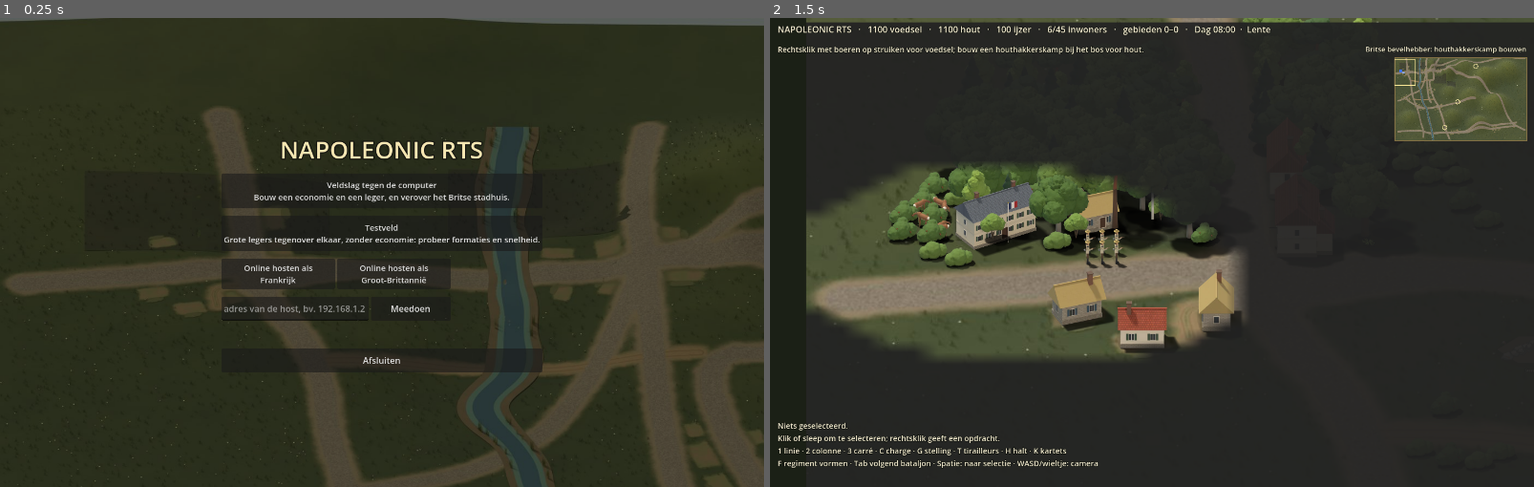
Above: before the commit, frames 1-2 (left to right).
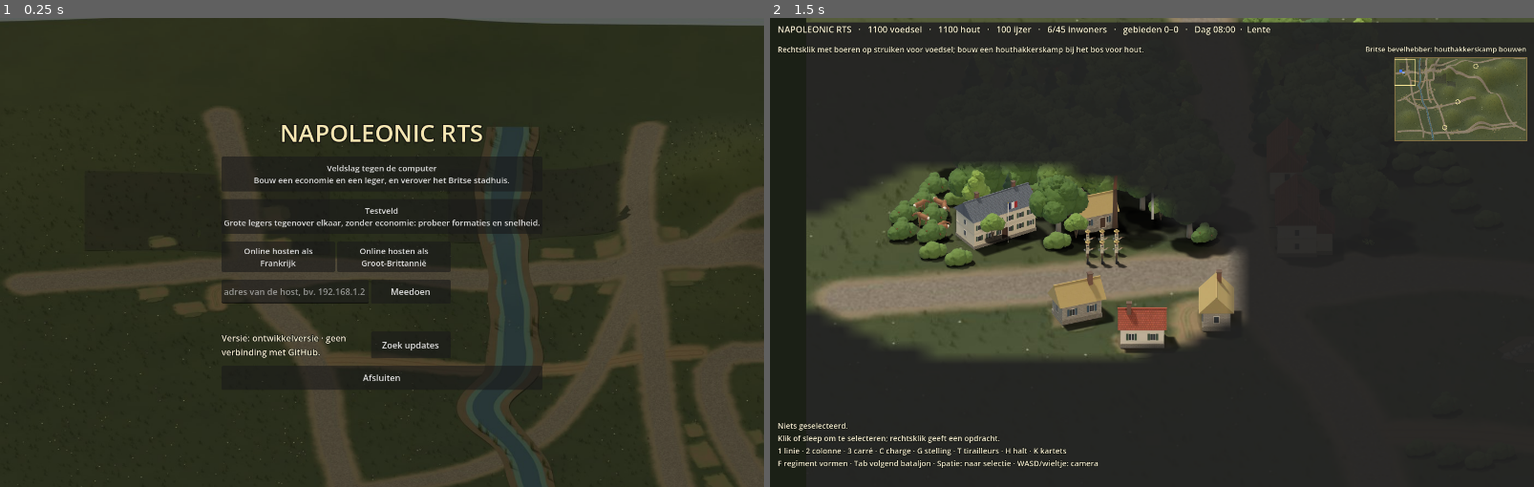
Above: after the commit, the same moments.

Repository: thomasgerritsen-code/-napoleonic-rts.
Game: Godot game, scene res://scenes/menu.tscn
Same seed, same stepped clock (60 frames per second), same inputs: the game is played once before the commit and once after it.
Inputs (mouse positions are in pixels of both pictures, inside the frame that each line leads up to):
- Up to frame 1 (0.25 s): no input
- Up to frame 2 (1.5 s): click (1182, 346) at 0.5 s, where only the run after the commit has a clickable "Zoek updates"; click "Veldslag tegen de computer Bo…" at 1.25 s

The runs differ from the first frame. In frame 1, 5.3% of the frame differs, in the area x 29-71%, y 22-80%; in frame 2, nothing differs.

Commit message:
Godot: update the game from its menu
Every passing Godot build from this repository is put on the release
'godot-latest' (Godot-versie (nieuwste)) with a version.json naming its
build number; the build writes the same file into the game. The menu
shows the version and looks for a newer one when it opens; 'Bijwerken'
downloads the new NapoleonicRTS.exe beside the running one, moves the
running one aside (Windows allows renaming a running program, not
overwriting it), puts the new one in its place and starts it. The next
start removes the old copy. Only the exported Windows program updates
itself; a folder it may not write to gets a clear message.

Co-Authored-By: Claude Opus 5.5 <noreply@anthropic.com>
Claude-Session: https://claude.ai/code/session_01JtYPWDhBYAE3XgwFqp4SE2

Diff:
--- a/godot/scripts/menu.gd
+++ b/godot/scripts/menu.gd
@@ -8,6 +8,10 @@
 
 var _online_note: Label
 var _address: LineEdit
+var _updater: Updater
+var _update_note: Label
+var _update_button: Button
+var _remote: Dictionary = {}
 
 
 func _ready() -> void:
@@ -41,6 +45,7 @@
 	_choice(box, "Veldslag tegen de computer", "Bouw een economie en een leger, en verover het Britse stadhuis.", "campaign")
 	_choice(box, "Testveld", "Grote legers tegenover elkaar, zonder economie: probeer formaties en snelheid.", "lab")
 	_online(box)
+	_update_row(box)
 	var quit_button := Button.new()
 	quit_button.text = "Afsluiten"
 	quit_button.custom_minimum_size = Vector2(420, 44)
@@ -138,3 +143,57 @@
 	Battle.online_role = role
 	Battle.online_side = side
 	get_tree().change_scene_to_file("res://scenes/main.tscn")
+
+
+## The version, and updating from the menu (see Updater).
+func _update_row(box: VBoxContainer) -> void:
+	Updater.clean_up()
+	_updater = Updater.new()
+	add_child(_updater)
+	_updater.checked.connect(_on_checked)
+	_updater.progress.connect(func(share: float) -> void:
+		_update_note.text = "Nieuwe versie downloaden… %d%%" % int(share * 100))
+	_updater.failed.connect(func(text: String) -> void:
+		_update_note.text = text
+		_update_button.disabled = false)
+	var row := HBoxContainer.new()
+	box.add_child(row)
+	_update_note = Label.new()
+	_update_note.custom_minimum_size = Vector2(270, 44)
+	_update_note.autowrap_mode = TextServer.AUTOWRAP_WORD_SMART
+	_update_note.vertical_alignment = VERTICAL_ALIGNMENT_CENTER
+	_update_note.add_theme_color_override("font_color", Color(0.96, 0.93, 0.82))
+	_update_note.add_theme_color_override("font_outline_color", Color(0.06, 0.07, 0.05))
+	_update_note.add_theme_constant_override("outline_size", 4)
+	_update_note.text = "Versie: %s · zoeken naar updates…" % Updater.label(Updater.current())
+	row.add_child(_update_note)
+	_update_button = Button.new()
+	_update_button.text = "Zoek updates"
+	_update_button.custom_minimum_size = Vector2(146, 44)
+	_update_button.pressed.connect(_on_update_pressed)
+	row.add_child(_update_button)
+	_updater.check()
+
+
+func _on_checked(remote: Dictionary) -> void:
+	_remote = remote
+	var mine := Updater.current()
+	if remote.is_empty():
+		_update_note.text = "Versie: %s · geen verbinding met GitHub." % Updater.label(mine)
+		_update_button.text = "Zoek updates"
+	elif Updater.newer(remote, mine):
+		_update_note.text = "Versie: %s · nieuw: %s." % [Updater.label(mine), Updater.label(remote)]
+		_update_button.text = "Bijwerken"
+	else:
+		_update_note.text = "Versie: %s · dit is de nieuwste." % Updater.label(mine)
+		_update_button.text = "Zoek updates"
+
+
+func _on_update_pressed() -> void:
+	if not _remote.is_empty() and Updater.newer(_remote, Updater.current()):
+		_update_button.disabled = true
+		_update_note.text = "Nieuwe versie downloaden…"
+		_updater.install()
+	else:
+		_update_note.text = "Zoeken naar updates…"
+		_updater.check()
--- /dev/null
+++ b/godot/scripts/updater.gd
@@ -0,0 +1,124 @@
+class_name Updater
+extends Node
+## The game updates itself from the menu. Every passing build on GitHub is
+## put on the release "godot-latest" with a version.json naming its build
+## number; the game knows its own from res://version.json (written by the
+## build). Updating downloads the new NapoleonicRTS.exe beside the running
+## one, moves the running one aside (Windows lets a running program be
+## renamed, not overwritten), puts the new one in its place and starts it.
+## The next start clears the old copy away.
+
+signal checked(remote: Dictionary)   # {} when the check failed
+signal progress(share: float)
+signal failed(text: String)
+
+const RELEASE := "https://github.com/thomasgerritsen-code/-napoleonic-rts./releases/download/godot-latest/"
+const VERSION_URL := RELEASE + "version.json"
+const EXE_URL := RELEASE + "NapoleonicRTS.exe"
+const MIN_EXE_BYTES := 10 * 1024 * 1024
+
+var _request: HTTPRequest
+var _downloading := false
+var _fresh := ""
+
+
+## This build's {build, commit, date}; build 0 for a copy not built by GitHub.
+static func current() -> Dictionary:
+	if not FileAccess.file_exists("res://version.json"):
+		return {"build": 0, "commit": "", "date": ""}
+	var data: Variant = JSON.parse_string(FileAccess.get_file_as_string("res://version.json"))
+	return data if data is Dictionary else {"build": 0, "commit": "", "date": ""}
+
+
+static func label(v: Dictionary) -> String:
+	if int(v.get("build", 0)) <= 0:
+		return "ontwikkelversie"
+	return "build %d (%s)" % [int(v["build"]), v.get("date", "")]
+
+
+static func newer(remote: Dictionary, local: Dictionary) -> bool:
+	return int(remote.get("build", 0)) > int(local.get("build", 0))
+
+
+## Only the exported Windows program can replace itself.
+static func can_install() -> bool:
+	return OS.has_feature("template") and OS.get_name() == "Windows"
+
+
+## At start: the copy an update moved aside goes.
+static func clean_up() -> void:
+	if not OS.has_feature("template"):
+		return
+	var old := OS.get_executable_path() + ".old"
+	if FileAccess.file_exists(old):
+		DirAccess.remove_absolute(old)
+
+
+func _ready() -> void:
+	_request = HTTPRequest.new()
+	_request.timeout = 30.0
+	add_child(_request)
+	_request.request_completed.connect(_on_completed)
+
+
+func check() -> void:
+	if _request.get_http_client_status() != HTTPClient.STATUS_DISCONNECTED:
+		return
+	_downloading = false
+	_request.download_file = ""
+	if _request.request(VERSION_URL) != OK:
+		checked.emit({})
+
+
+func install() -> void:
+	if not can_install():
+		failed.emit("Bijwerken kan alleen in het Windows-programma (NapoleonicRTS.exe).")
+		return
+	_fresh = OS.get_executable_path().get_base_dir().path_join("NapoleonicRTS.new.exe")
+	_downloading = true
+	_request.download_file = _fresh
+	_request.timeout = 0.0
+	if _request.request(EXE_URL) != OK:
+		failed.emit("Downloaden lukt niet.")
+
+
+func _process(_delta: float) -> void:
+	if _downloading and _request.get_body_size() > 0:
+		progress.emit(float(_request.get_downloaded_bytes()) / _request.get_body_size())
+
+
+func _on_completed(result: int, code: int, _headers: PackedStringArray, body: PackedByteArray) -> void:
+	if not _downloading:
+		var data: Variant = JSON.parse_string(body.get_string_from_utf8()) if result == HTTPRequest.RESULT_SUCCESS and code == 200 else null
+		checked.emit(data if data is Dictionary else {})
+		return
+	_downloading = false
+	if result != HTTPRequest.RESULT_SUCCESS or code != 200:
+		failed.emit("Downloaden mislukt (%s)." % (code if code != 0 else result))
+		return
+	_swap_and_restart()
+
+
+## The new program in the old one's place, and started.
+func _swap_and_restart() -> void:
+	var file := FileAccess.open(_fresh, FileAccess.READ)
+	var whole := file != null and file.get_length() >= MIN_EXE_BYTES and file.get_buffer(2) == "MZ".to_ascii_buffer()
+	if file != null:
+		file.close()
+	if not whole:
+		DirAccess.remove_absolute(_fresh)
+		failed.emit("De download is niet compleet; probeer het opnieuw.")
+		return
+	var exe := OS.get_executable_path()
+	var old := exe + ".old"
+	if FileAccess.file_exists(old):
+		DirAccess.remove_absolute(old)
+	if DirAccess.rename_absolute(exe, old) != OK:
+		failed.emit("De map van het spel is niet beschrijfbaar; zet het spel bijvoorbeeld in Documenten.")
+		return
+	if DirAccess.rename_absolute(_fresh, exe) != OK:
+		DirAccess.rename_absolute(old, exe)
+		failed.emit("De nieuwe versie kon niet op zijn plaats gezet worden.")
+		return
+	OS.create_process(exe, [])
+	get_tree().quit()
--- a/godot/tests/smoke_test.gd
+++ b/godot/tests/smoke_test.gd
@@ -39,6 +39,11 @@
 	var startled: Dictionary = battle.wildlife.animals[0]
 	battle.wildlife.alarm(startled["world"])
 	_check(startled["state"] == "run", "gunfire sends them running")
+
+	# The updater: a higher build is newer; a copy not built by GitHub is a development copy.
+	_check(Updater.newer({"build": 41}, {"build": 40}) and not Updater.newer({"build": 40}, {"build": 40})
+		and Updater.label({"build": 0}) == "ontwikkelversie" and Updater.label({"build": 7, "date": "2026-10-30"}) == "build 7 (2026-10-30)",
+		"the updater tells a newer build from this one")
 
 	battle.fog.refresh()
 	_check(battle.fog.sees(battle.town_centre("france").world), "France sees its own base")
Not shown, changed: .github/workflows/godot.yml
Not shown, changed: godot/.gitignore
Not shown, changed: godot/README.md
